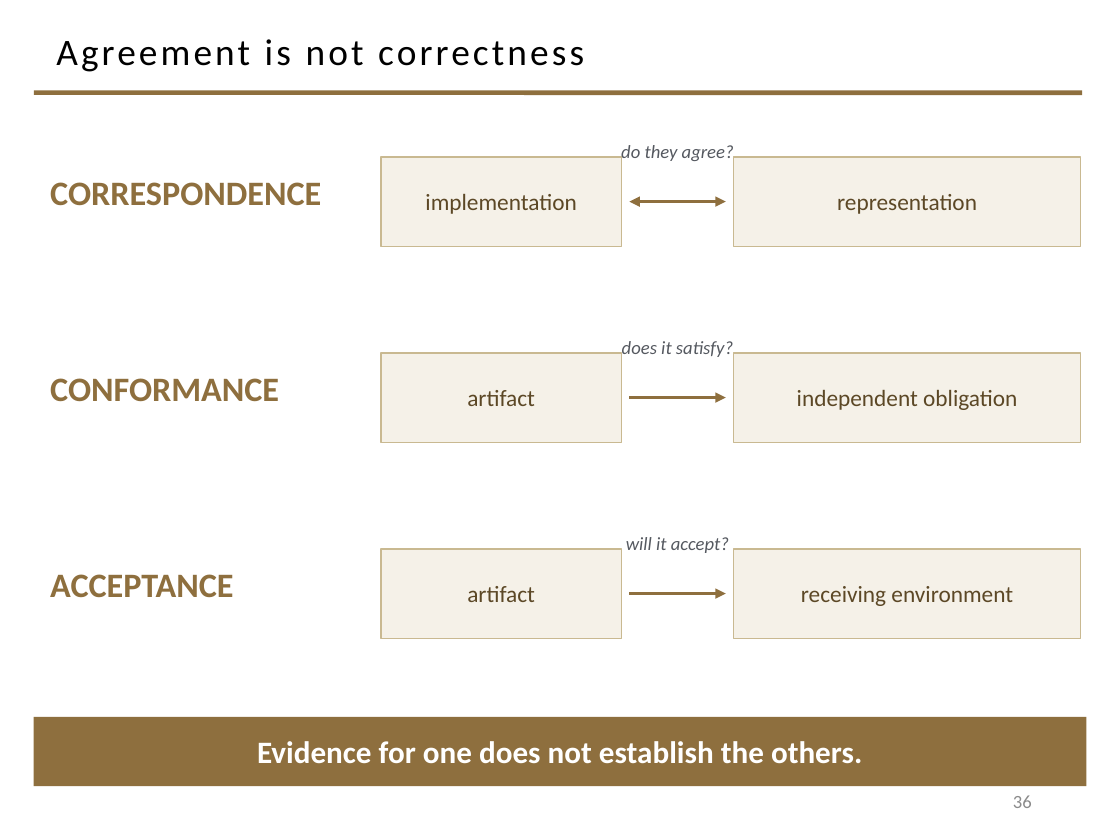
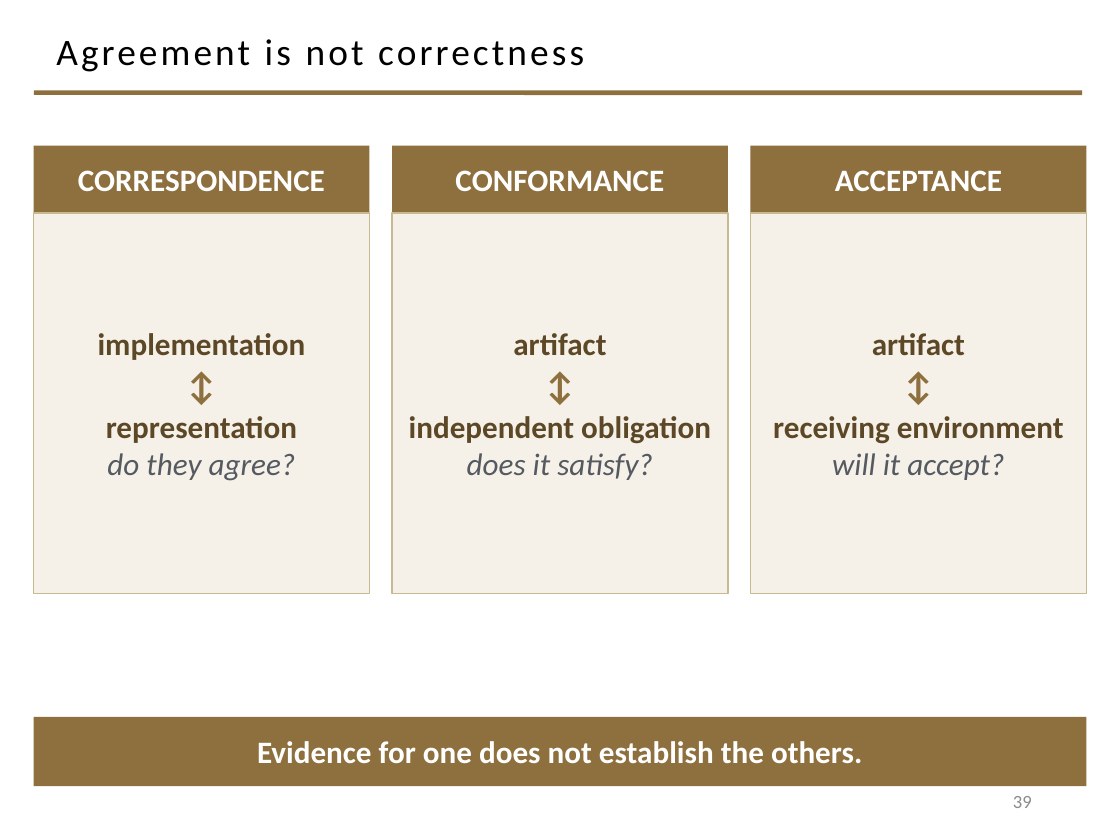
Before and after one commit to davisjam/model-based-agentic-software-engineering, a slide deck: slide 39 of course/lectures/act-2-delegation-and-control/03-alignment/2-3-Alignment.pptx (slide 36 before the commit). Drawn at 1120x840 pixels with LibreOffice and Linux fonts; fonts in the diff are those of the drawing; background and template pictures are left out. Boxes give left, top, right and bottom in pixels: in the first picture for what was removed or moved away, otherwise in the second. Text is boxed around its words. In the diff, an @@ line names an element or a change of style, - is before the commit and + after.

```diff
--- a/course/lectures/act-2-delegation-and-control/03-alignment/2-3-Alignment.pptx
+++ b/course/lectures/act-2-delegation-and-control/03-alignment/2-3-Alignment.pptx
@@ rectangle "CORRESPONDENCE": place and size @@
-rectangle "CORRESPONDENCE" at [50,182,321,206]
+rectangle "CORRESPONDENCE" at [34,146,370,213]
@@ rectangle "CONFORMANCE": place and size @@
-rectangle "CONFORMANCE" at [50,378,279,402]
+rectangle "CONFORMANCE" at [392,146,728,213]
@@ text removed at [621,145,734,164] @@
-do they agree?
@@ size 22 to 20 pt, text colour #8E6F3E to #FFFFFF; alignment left to centre; vertical alignment top to middle; fill none to #8E6F3E in 3 elements at [34,146,370,213], [392,146,728,213], [750,146,1086,213] @@
@@ rectangle "ACCEPTANCE": place and size @@
-rectangle "ACCEPTANCE" at [50,574,233,597]
+rectangle "ACCEPTANCE" at [750,146,1086,213]
@@ rectangle removed at [381,157,622,246] @@
-implementation
@@ rectangle removed at [734,157,1081,246] @@
-representation
@@ double arrow removed from (629, 202) to (726, 202) @@
@@ rectangle added at [34,213,370,594], fill #F5F1E8, outline #C9B991 1 pt, 20 pt, text #5C4826, bold @@
+implementation
+↕
+representation
+do they agree?
@@ rectangle added at [392,213,728,594], fill #F5F1E8, outline #C9B991 1 pt, 20 pt, text #5C4826, bold @@
+artifact
+↕
+independent obligation
+does it satisfy?
@@ rectangle added at [750,213,1086,594], fill #F5F1E8, outline #C9B991 1 pt, 20 pt, text #5C4826, bold @@
+artifact
+↕
+receiving environment
+will it accept?
@@ rectangle removed at [381,353,622,442] @@
-artifact
@@ text removed at [622,341,733,357] @@
-does it satisfy?
@@ rectangle removed at [734,353,1081,442] @@
-independent obligation
@@ arrow removed from (629, 398) to (726, 398) @@
@@ text removed at [626,537,729,553] @@
-will it accept?
@@ rectangle removed at [381,549,622,638] @@
-artifact
@@ rectangle removed at [734,549,1081,638] @@
-receiving environment
@@ arrow removed from (629, 594) to (726, 594) @@
@@ page number at [1013,796,1032,808]: text changed @@
-36
+39
```
Also in this commit, not shown: 3 other slides changed, 4 slides added, 1 slide removed.
